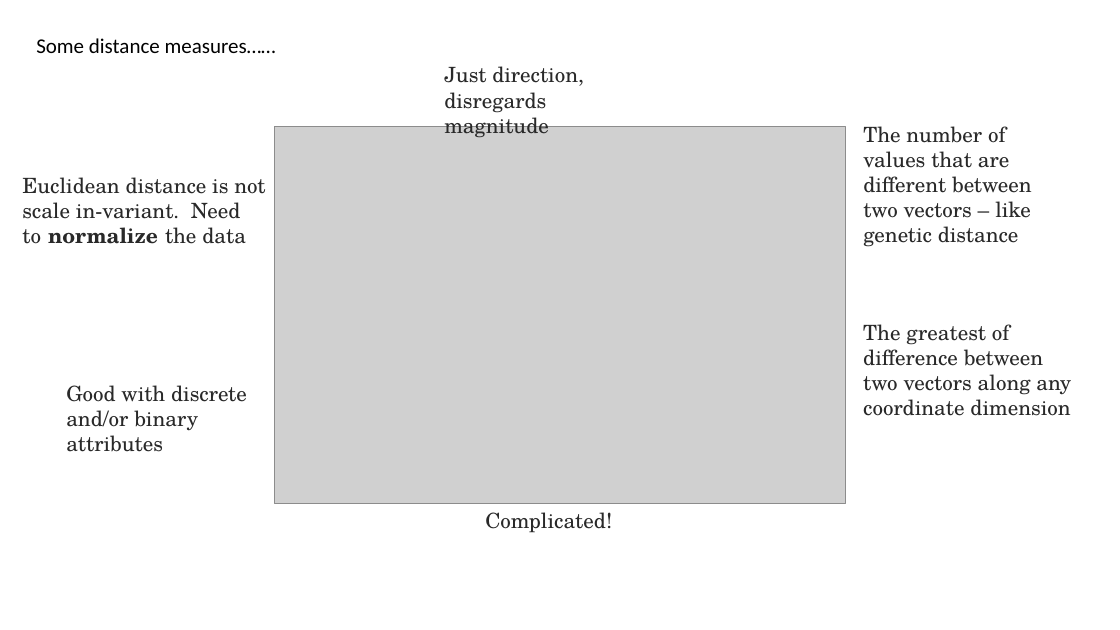
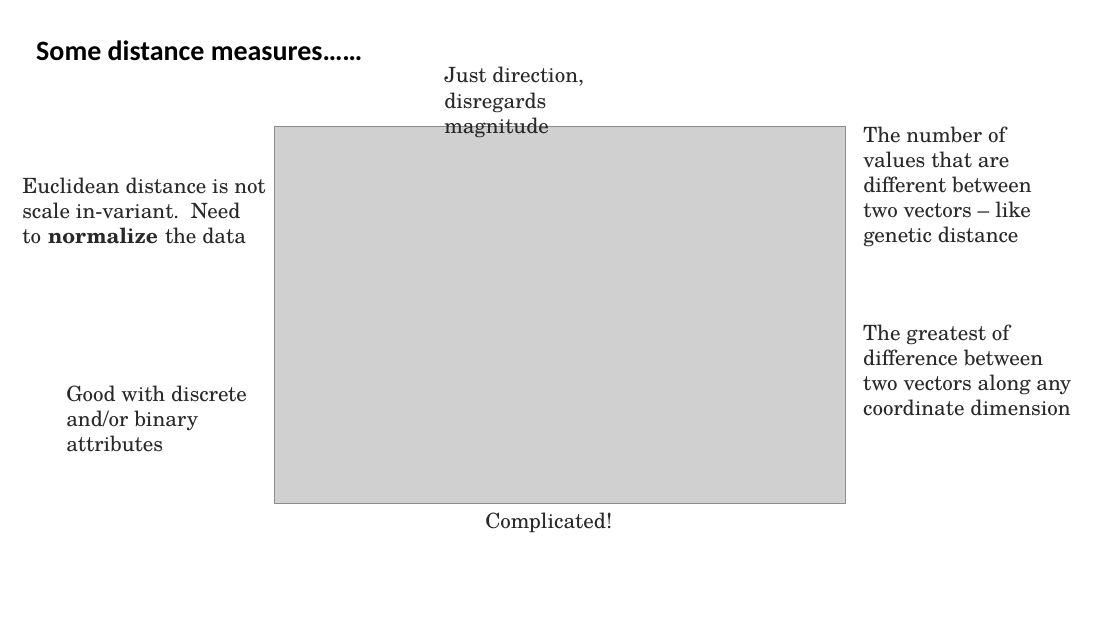
Before and after one commit to nicksavill/DEB_development, a slide deck: slide 3 of Week_7/Clustering.pptx. Drawn at 1120x630 pixels with LibreOffice and Linux fonts; fonts in the diff are those of the drawing; grey boxes stand for pictures. Boxes give left, top, right and bottom in pixels: in the first picture for what was removed or moved away, otherwise in the second. Text is boxed around its words. In the diff, an @@ line names an element or a change of style, - is before the commit and + after.

```diff
--- a/Week_7/Clustering.pptx
+++ b/Week_7/Clustering.pptx
@@ text "Some distance measures……" at (x1=36, y1=40, x2=363, y2=61): size 18 to 24 pt, bold on @@
```
Also in this commit, not shown: 4 other slides changed, 1 slide added, 14 other files.
